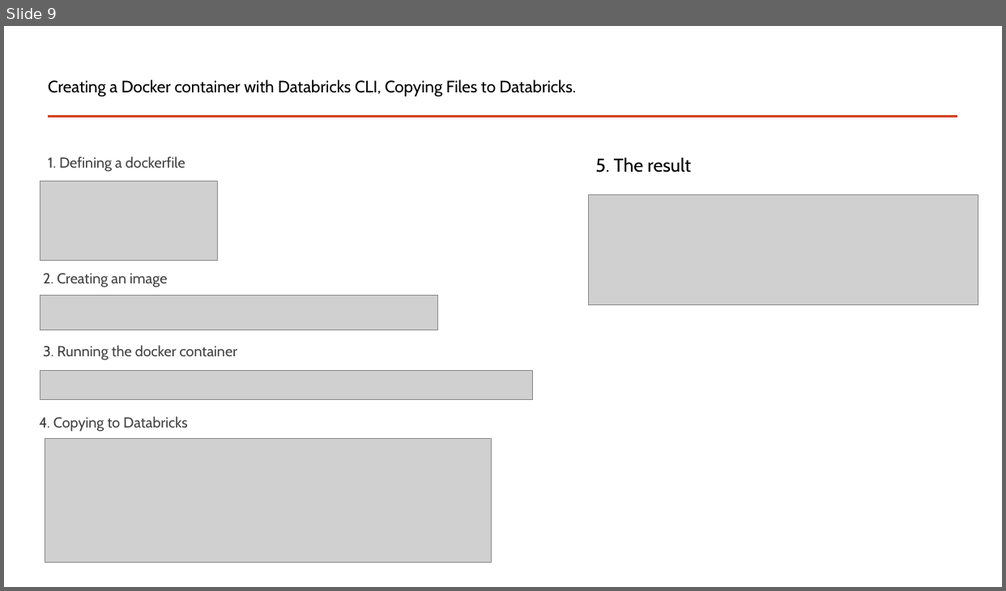
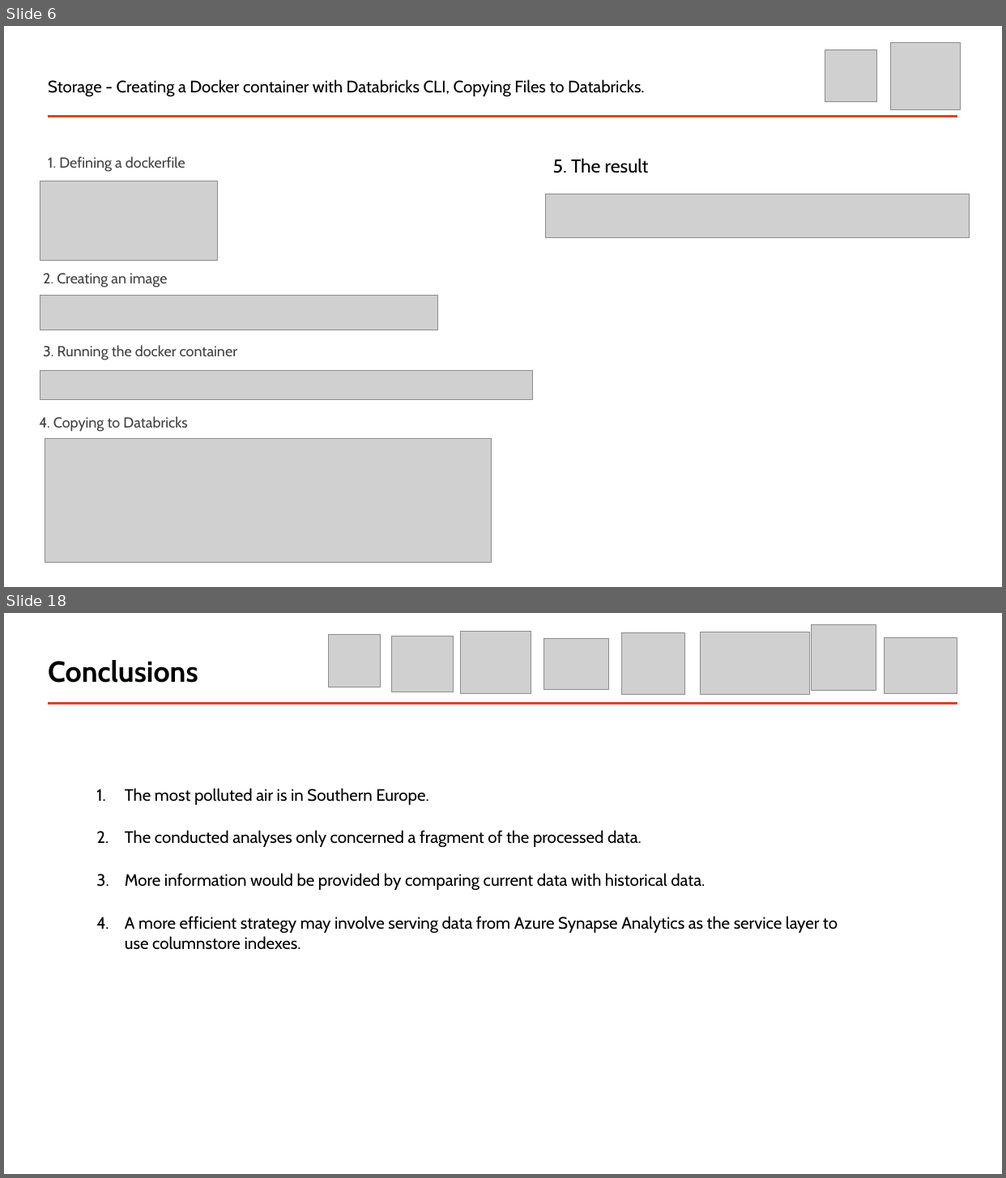
Before and after one commit to piotreks-uw-edu/kafka-weather-pipeline, a slide deck: Presentation/Processing Data on Air Pollution in Europe on Modern Data Platform.pptx. Shown one above the other, each under a label of ours: slide 9 before the commit, slides 6 and 18 after it; the slides between them are not shown. The pictures are 1006x591 and 1006x1178 pixels, drawn with LibreOffice and Linux fonts; fonts in the diff are those of the drawing; grey boxes stand for pictures. Boxes give left, top, right and bottom in pixels: in the first picture for what was removed or moved away, otherwise in the second. Text is boxed around its words. In the diff, an @@ line names an element or a change of style, - is before the commit and + after.

```diff
--- a/Presentation/Processing Data on Air Pollution in Europe on Modern Data Platform.pptx
+++ b/Presentation/Processing Data on Air Pollution in Europe on Modern Data Platform.pptx
@@ slide 18 added at (x1=4, y1=613, x2=1002, y2=1174), background #FFFFFF; not listed: 1 template element that a slide beside it also shows @@
@@ picture added at (x1=328, y1=635, x2=381, y2=687) @@
@@ picture added at (x1=391, y1=636, x2=454, y2=692) @@
@@ picture added at (x1=461, y1=631, x2=531, y2=694) @@
@@ picture added at (x1=621, y1=633, x2=685, y2=695) @@
@@ picture added at (x1=701, y1=632, x2=809, y2=695) @@
@@ picture added at (x1=812, y1=625, x2=876, y2=691) @@
@@ title added at (x1=48, y1=660, x2=198, y2=683), 28 pt, text #000000, bold @@
+Conclusions
@@ picture added at (x1=543, y1=638, x2=608, y2=689) @@
@@ picture added at (x1=884, y1=637, x2=957, y2=694) @@
@@ text added at (x1=125, y1=788, x2=837, y2=950), 16 pt, text #000000 @@
+1. The most polluted air is in Southern Europe.
+2. The conducted analyses only concerned a fragment of the processed data.
+3. More information would be provided by comparing current data with historical data.
+4. A more efficient strategy may involve serving data from Azure Synapse Analytics as the service layer to use columnstore indexes.
@@ what was slide 9 is now slide 6 @@
@@ slide 6 changed as well @@
@@ picture added at (x1=891, y1=43, x2=961, y2=110) @@
@@ picture added at (x1=825, y1=50, x2=878, y2=102) @@
@@ title at (x1=48, y1=79, x2=644, y2=96): text changed @@
-Creating a Docker container with Databricks CLI, Copying Files to Databricks.
+Storage - Creating a Docker container with Databricks CLI, Copying Files to Databricks.
@@ text "5. The result" moved from (x1=595, y1=157, x2=691, y2=173) to (x1=553, y1=158, x2=649, y2=173) @@
@@ picture added at (x1=546, y1=194, x2=970, y2=237) @@
@@ picture removed at (x1=589, y1=195, x2=978, y2=305) @@
```
Also in this commit, not shown: 3 other slides changed, 11 other slides added, 11 slides removed, 1 other file.
